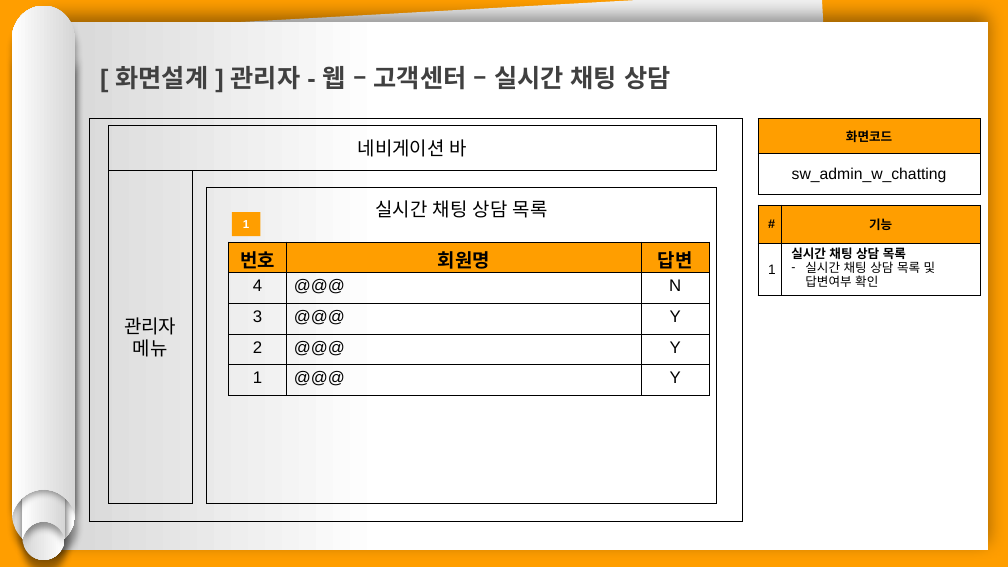
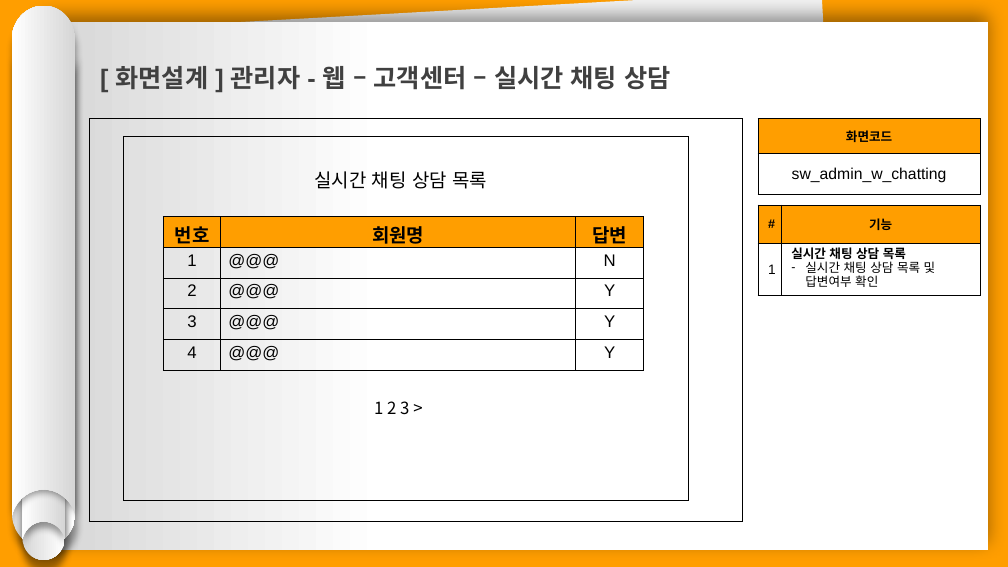
Before and after one commit to hhsw07/ezen-academy-projects, a slide deck: slide 14 of 0 발표용 파워포인트/project06 - 파워포인트 종합 - 송우.pptx (slide 20 before the commit). Drawn at 1008x567 pixels with LibreOffice and Linux fonts; fonts in the diff are those of the drawing. Boxes give left, top, right and bottom in pixels: in the first picture for what was removed or moved away, otherwise in the second. Text is boxed around its words. In the diff, an @@ line names an element or a change of style, - is before the commit and + after.

```diff
--- a/0 발표용 파워포인트/project06 - 파워포인트 종합 - 송우.pptx
+++ b/0 발표용 파워포인트/project06 - 파워포인트 종합 - 송우.pptx
@@ rectangle removed at box(108, 125, 717, 170) @@
-네비게이션 바
@@ rectangle added at box(124, 136, 689, 500), outline #000000 1 pt @@
@@ text "실시간 채팅 상담 목록": place and size @@
-text "실시간 채팅 상담 목록" at box(206, 188, 717, 503)
+text "실시간 채팅 상담 목록" at box(315, 171, 487, 189)
@@ text "실시간 채팅 상담 목록" at box(315, 171, 487, 189): outline #000000 1 pt to none @@
@@ rectangle removed at box(108, 171, 192, 504) @@
-관리자
-메뉴
@@ table at box(163, 217, 644, 371) @@
-row 2: 4 | @@@ | N
+row 2: 1 | @@@ | N
+row 3: 2 | @@@ | Y
-row 4: 2 | @@@ | Y
-row 5: 1 | @@@ | Y
+row 5: 4 | @@@ | Y
@@ table: place and size @@
-table at box(229, 242, 709, 395)
+table at box(163, 217, 644, 371)
@@ rectangle removed at box(232, 212, 261, 237) @@
-1
@@ text added at box(374, 401, 409, 415), 16 pt, text #000000 @@
+1 2 3 >
```
Also in this commit, not shown: 11 other slides changed, 8 slides removed.
